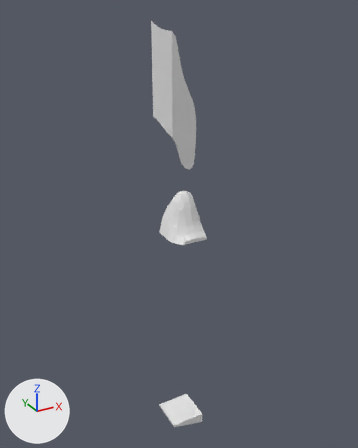
An edit to the glTF model assets/terrain/surface_pieces/surf_8_17.glb, drawn before and after from the same camera.
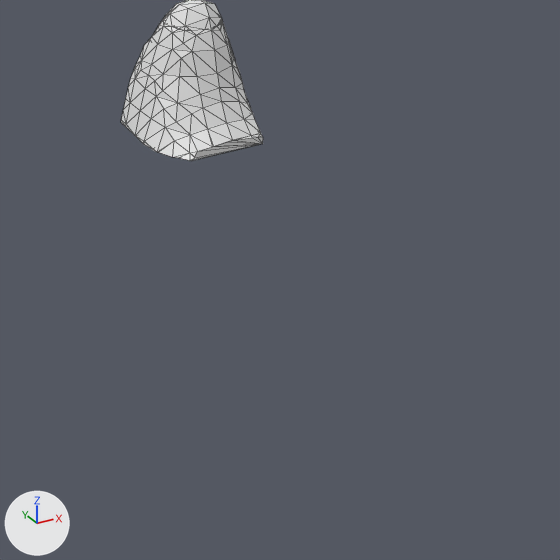
Old and new are each drawn whole from a 50 mm camera at (-96.6, -29.9, 3.0) aimed at (-66.9, 24.0, -23.9) and again close up on the part from 33% to 85% of the width and 43% to 85% of the height. The lights are fixed; the arrows at lower left show +X, +Y and +Z. The older version's two pictures come first. The close-ups show mesh edges as thin lines. Where no turn or scale is listed for an object, it has been applied to the vertices.

The first close-up shows 'layer_4', 'layer_5'.
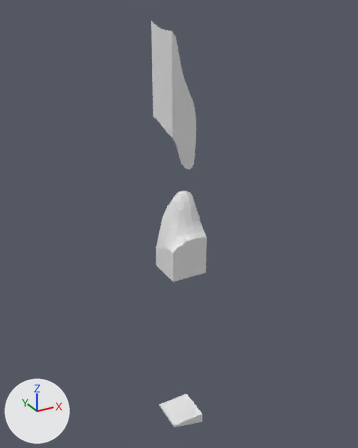
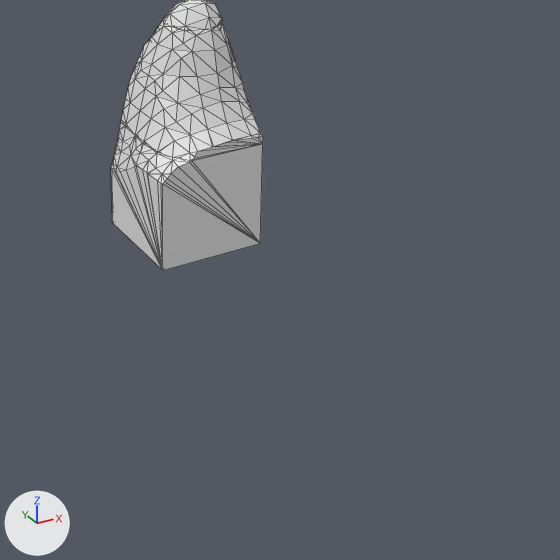
Boxes (x1, y1, x2, y2) around the edits, measured in the close-ups (560 x 560 px):
```json
{"object": "layer_6", "change": "added", "after": [111, 123, 263, 270]}
```

Edits to the scene script, one JSON object a line:
```json
{"op": "add", "block": "me_layer_6", "code": ["me_layer_6 = bpy.data.meshes.new('layer_6')", "me_layer_6.from_pydata(...)  # 61 vertices, 118 faces; spans x -70.0..-65.0, y 20.0..25.0, z -30.0..-25.0"]}
{"op": "add", "block": "ob_layer_6", "code": ["ob_layer_6 = bpy.data.objects.new('layer_6', me_layer_6)", "ob_layer_6.location = (0.0, 0.0, 0.0)"]}
```
